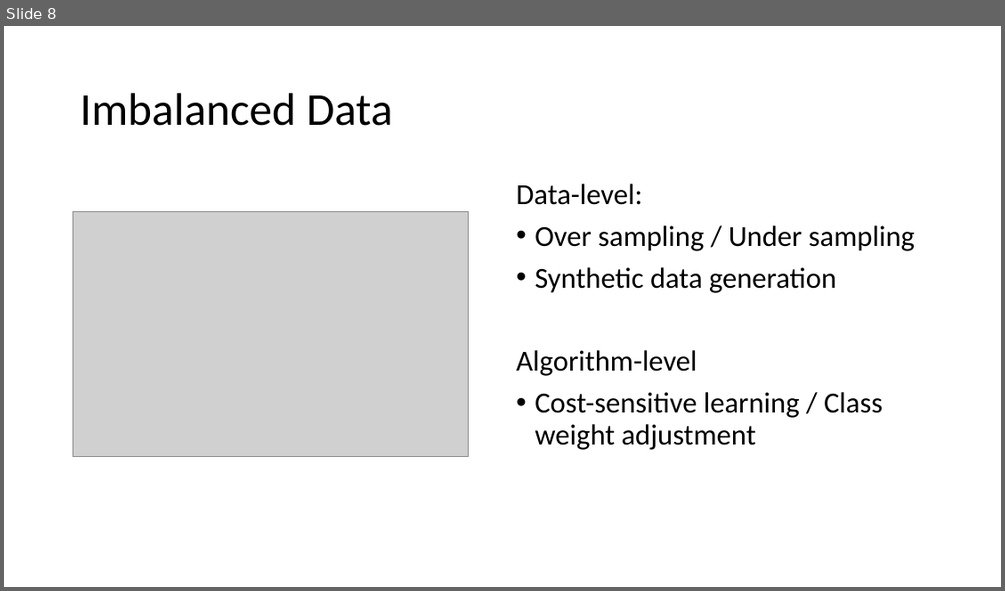
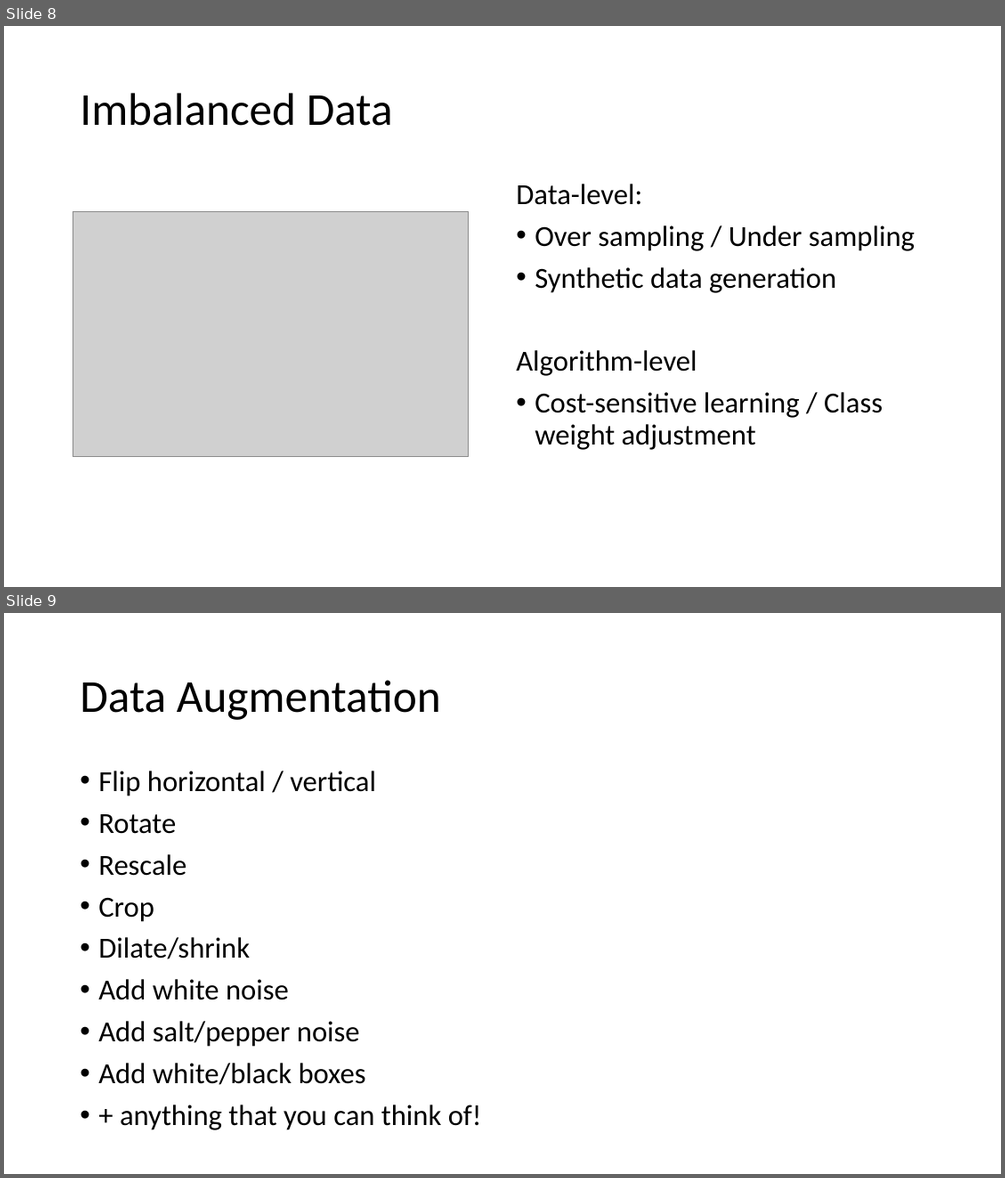
Before and after one commit to MICS-Lab/DeepLearningCourse, a slide deck: Slides_6.pptx. Shown one above the other, each under a label of ours: slide 8 before the commit, slides 8 and 9 after it. The pictures are 1005x591 and 1005x1178 pixels, drawn with LibreOffice and Linux fonts; fonts in the diff are those of the drawing; grey boxes stand for pictures. Boxes give left, top, right and bottom in pixels: in the first picture for what was removed or moved away, otherwise in the second. Text is boxed around its words. In the diff, an @@ line names an element or a change of style, - is before the commit and + after.

Commit message:
added data augmentation slide

```diff
--- a/Slides_6.pptx
+++ b/Slides_6.pptx
@@ slide 9 added at bbox=[4, 613, 1001, 1174], background #FFFFFF @@
@@ title added at bbox=[80, 680, 441, 720], 44 pt, text #000000 @@
+Data Augmentation
@@ text added at bbox=[98, 771, 482, 1130], 28 pt, text #000000 @@
+• Flip horizontal / vertical
+• Rotate
+• Rescale
+• Crop
+• Dilate/shrink
+• Add white noise
+• Add salt/pepper noise
+• Add white/black boxes
+• + anything that you can think of!
```
